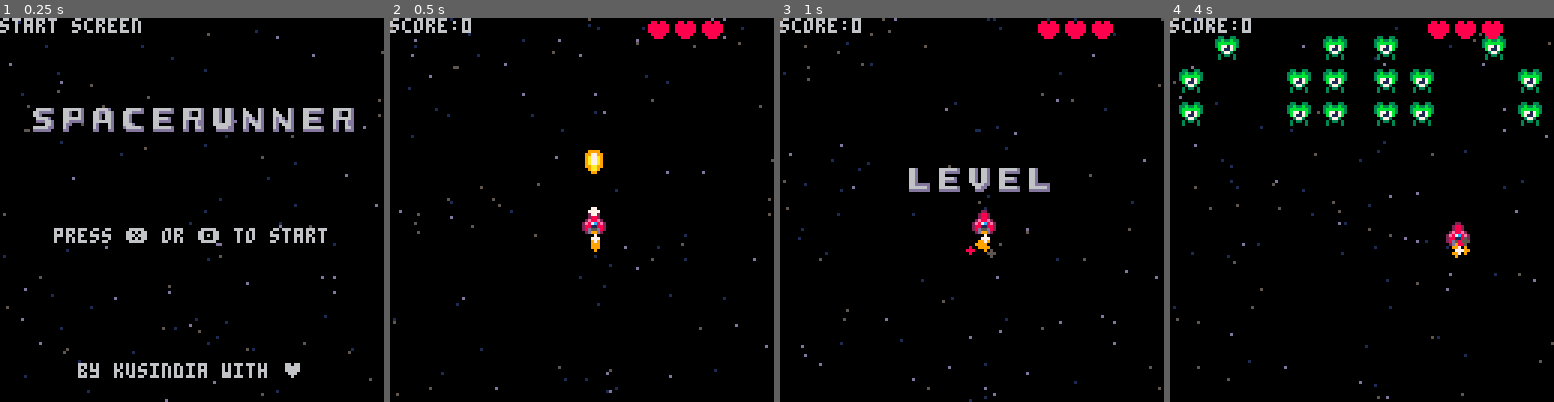
Above: before the commit, frames 1-4 (left to right).
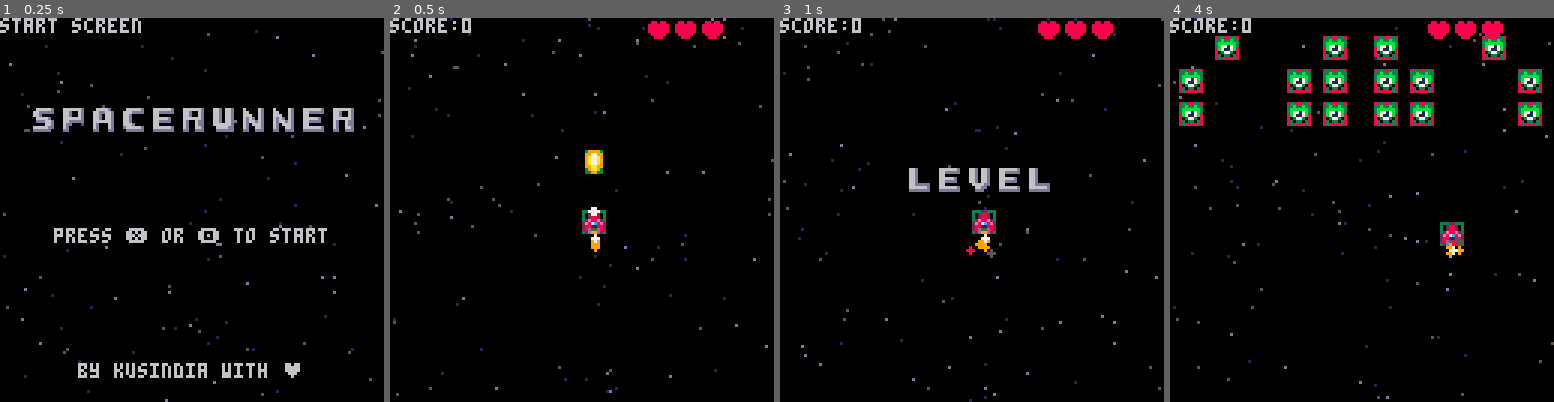
Above: after the commit, the same moments.

Repository: nevisdale/spacerunner
Game: PICO-8 cartridge spacerunner.p8
Same seed, same stepped clock (60 frames per second), same inputs: the game is played once before the commit and once after it.
Inputs:
- Up to frame 1 (0.25 s): no input
- Up to frame 2 (0.5 s): tap X (X key) at 0.33 s
- Up to frame 3 (1 s): tap O (Z key) at 0.7 s
- Up to frame 4 (4 s): tap X (X key) at 1.07, 1.85, 2.97 s; hold Right 1.6-2.1 s; tap O (Z key) every 0.4 s from 1.7 to 3.7 s; hold Up 2.15-2.42 s; hold Right 2.47-3.03 s; hold Left 3.08-3.58 s; hold Down 3.63-3.97 s

Frame 1 is identical in both runs. In frame 2, 0.1% of the frame differs, in the area x 50-57%, y 34-57%; in frame 3, less than 0.1%; in frame 4, 2.1%, in the area x 2-97%, y 4-63%.

Commit message:
collision for enemy bullets and player

Diff:
--- /dev/null
+++ b/bullets/bullets.lua
@@ -0,0 +1,46 @@
+scene_bullet = {
+    new = function(pos, spd, anim)
+        return {
+            anim = anim,
+            is_active = true,
+            pos = pos,
+            spd = spd or vec2d.new(0, 1),
+
+            lt_pos = vec2d.new(0, 0),
+            rb_pos = {},
+
+            coll_shape = function(self)
+                return collutils.make_shape_rect(self.pos + self.lt_pos, self.rb_pos.x, self.rb_pos.y)
+            end,
+
+            update = function(self)
+                if self.pos.y < -50 or self.pos.y > 150 or self.pos.x < -50 or self.pos.x > 150 then
+                    self.is_active = false
+                    return
+                end
+                self.pos += self.spd
+            end,
+
+            draw = function(self)
+                spr(self.anim:next(), self.pos.x, self.pos.y)
+            end
+        }
+    end
+}
+
+scene_player_bullet = {
+    new = function(pos, spd)
+        local bullet = scene_bullet.new(pos, spd, anim.make("17"))
+        bullet.rb_pos = vec2d.new(5, 7)
+        return bullet
+    end
+}
+
+scene_enemy_bullet = {
+    new = function(pos, spd)
+        local bullet = scene_bullet.new(pos, spd, anim.make("18"))
+        bullet.lt_pos = vec2d.new(1, 1)
+        bullet.rb_pos = vec2d.new(3, 3)
+        return bullet
+    end
+}
--- a/bullets/player_bullet.lua
+++ /dev/null
@@ -1,26 +0,0 @@
-scene_player_bullet = {
-    new = function(pos, spd)
-        return {
-            spr = 17,
-            is_active = true,
-            pos = pos,
-            spd = spd or vec2d.new(0, 1),
-
-            coll_shape = function(self)
-                return collutils.make_shape_rect(self.pos, 5, 7)
-            end,
-
-            update = function(self)
-                if self.pos.y < -8 then
-                    self.is_active = false
-                    return
-                end
-                self.pos += self.spd
-            end,
-
-            draw = function(self)
-                spr(self.spr, self.pos.x, self.pos.y)
-            end
-        }
-    end
-}
--- a/conf.lua
+++ b/conf.lua
@@ -1,5 +1,5 @@
 conf = {
     start_screen = "start",
-    collision_shape = false,
+    collision_shape = true,
     start_level = 1
 }
--- a/enemies/base.lua
+++ b/enemies/base.lua
@@ -1,3 +1,5 @@
+scene_enemy_bullets = {}
+
 scene_enemy_base = {
     new = function(pos, hp, anim)
         return {
@@ -10,7 +12,7 @@
             anim = anim,
             w = 1,
             h = 1,
-
+            shake = 0,
 
             protec_update = function(enemy)
             end,
@@ -64,7 +66,16 @@
                         pal(i, 7)
                     end
                 end
-                spr(self.anim:next(), self.pos.x, self.pos.y, self.w, self.h)
+
+                local posx = self.pos.x
+                local posy = self.pos.y
+
+                if self.shake > 0 then
+                    posx += sin(time() % 5 * 5)
+                    self.shake -= 1
+                end
+
+                spr(self.anim:next(), posx, posy, self.w, self.h)
                 pal()
             end
         }
--- a/enemies/green.lua
+++ b/enemies/green.lua
@@ -1,3 +1,8 @@
+once = {
+    fn = function() end,
+    done = false
+}
+
 scene_enemy_green = {
     new = function(pos, target)
         local enemy = scene_enemy_base.new(pos, 3, anim.make("21,22,23,24", 0.5))
@@ -15,15 +20,26 @@
             enemy.pos += spd
         end
 
+        local once = false
         local shake = 25
+
+        local wait_ater_shoot = 25
         enemy.attac_update = function(enemy)
             enemy.anim.spd = 1
 
+            if not once then
+                enemy.shake = shake
+                once = true
+            end
             if shake > 0 then
-                enemy.pos += vec2d.new(sin(time() % 5 * 5), 0)
                 shake -= 1
                 return
             end
+
+            local bullet = scene_enemy_bullet.new(enemy.pos + vec2d.new(2, 2), vec2d.new(0, 1))
+            add(scene_enemy_bullets, bullet)
+
+            enemy.mission = "protec"
 
             enemy.pos += vec2d.new(sin(time() % 3 * 3), 1.7)
             enemy.anim.spd = 1
--- a/levels/levels.lua
+++ b/levels/levels.lua
@@ -53,6 +53,8 @@
                                         need_to_add = true
                                         del(to_attac, valid_enemy)
                                     end
+                                else
+                                    need_to_add = true
                                 end
                             end
                         )
--- a/screens/game.lua
+++ b/screens/game.lua
@@ -3,6 +3,7 @@
         g.player = scene_player.new(vec2d.new(64, 64), 2, 3)
         g.player_bullets = {}
         g.enemies = {}
+        g.enemy_bullets = scene_enemy_bullets
         g.bg = scene_starfield.new()
         g.particals = {}
         g.score = 0
@@ -34,13 +35,6 @@
             end)
         end
 
-        -- if there are many enemies bullets
-        if btn(4) then
-            player.spd = 1
-        else
-            player.spd = 2
-        end
-
         -- collision: enemies x player
         collutils.responsd_seq(
             g.enemies, player,
@@ -50,6 +44,20 @@
                     local player_expl = scene_particals.new_explosion(expl_pos, 2)
                     add(g.particals, player_expl)
                     sfx(1)
+                end
+            end
+        )
+
+        -- collision: enemy bullets x player
+        collutils.responsd_seq(
+            g.enemy_bullets, player,
+            function(bullet, player)
+                if player:take_damage(1) then
+                    local expl_pos = player.pos:copy()
+                    local player_expl = scene_particals.new_explosion(expl_pos, 2)
+                    add(g.particals, player_expl)
+                    sfx(1)
+                    del(g.enemy_bullets, bullet)
                 end
             end
         )
@@ -86,6 +94,15 @@
         end
 
         foreach(
+            g.enemy_bullets, function(bullet)
+                bullet:update()
+                if not bullet.is_active then
+                    del(g.enemy_bullets, bullet)
+                end
+            end
+        )
+
+        foreach(
             player_bullets, function(bullet)
                 bullet:update()
                 if not bullet.is_active then
@@ -117,12 +134,19 @@
             collutils.show(g.player, 3)
             collutils.show_seq(g.player_bullets, 3)
             collutils.show_seq(g.enemies, 8)
+            collutils.show_seq(g.enemy_bullets, 14)
         end
 
         g.bg:draw()
         g.player:draw()
         foreach(
             g.player_bullets, function(bullet)
+                bullet:draw()
+            end
+        )
+
+        foreach(
+            g.enemy_bullets, function(bullet)
                 bullet:draw()
             end
         )
--- a/spacerunner.p8
+++ b/spacerunner.p8
@@ -17,7 +17,7 @@
 
 -- entities
 #include player/player.lua
-#include bullets/player_bullet.lua
+#include bullets/bullets.lua
 #include enemies/base.lua
 #include enemies/builder.lua
 #include enemies/green.lua
@@ -46,12 +46,12 @@
 007007000211882028811882028811200000000000000000000cc000000000000000000000000000000000000000000000000000008888000080080000000000
 0000000002558d2028d55d8202d85520000000000000000000000000000000000000000000000000000000000000000000000000000880000008800000000000
 0000000000299d0002d99d2000d99200000000000000000000000000000000000000000000000000000000000000000000000000000000000000000000000000
-00000000099990000000000000000000000000000330033003300330033003300330033000000000000000000000000000000000088088000880880000000000
-000000009977990000000000000000000000000033b33b3333b33b3333b33b3333b33b3300000000000000000000000000000000888888808008008000000000
-000000009a77a9000000000000000000000000003bbbbbb33bbbbbb33bbbbbb33bbbbbb300000000000000000000000000000000888888808000008000000000
-000000009a77a9000000000000000000000000003b7717b33b7717b33b7717b33b7717b300000000000000000000000000000000888888808000008000000000
-000000009a77a9000000000000000000000000000b7117b00b7117b00b7117b00b7117b000000000000000000000000000000000088888000800080000000000
-0000000099aa99000000000000000000000000000037730000377300003773000037730000000000000000000000000000000000008880000088800000000000
+000000000999900000ee000000000000000000000330033003300330033003300330033000000000000000000000000000000000088088000880880000000000
+000000009977990006666000000000000000000033b33b3333b33b3333b33b3333b33b3300000000000000000000000000000000888888808008008000000000
+000000009a77a900e6556e0000000000000000003bbbbbb33bbbbbb33bbbbbb33bbbbbb300000000000000000000000000000000888888808000008000000000
+000000009a77a900e6556e0000000000000000003b7717b33b7717b33b7717b33b7717b300000000000000000000000000000000888888808000008000000000
+000000009a77a9000666600000000000000000000b7117b00b7117b00b7117b00b7117b000000000000000000000000000000000088888000800080000000000
+0000000099aa990000ee000000000000000000000037730000377300003773000037730000000000000000000000000000000000008880000088800000000000
 0000000009aa90000000000000000000000000000303303003033030030330300303303000000000000000000000000000000000000000000000000000000000
 00000000009900000000000000000000000000000300003030000003030000300330033000000000000000000000000000000000000000000000000000000000
 066666d0666666d006666d00066666d0666666d0666666d066d066d0600006d0066666d066d066d0666666d0666666d0066666d006666d006d0006d000000000
